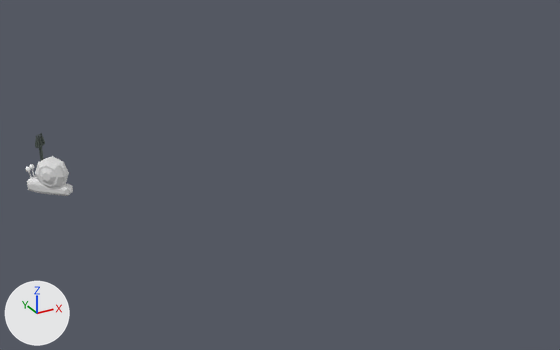
The FBX model Assets/02.Models/doorKeeper2.fbx: old version first, new version second.
The view is the same before and after, from a camera (50 mm lens) standing at (-20.5, -24.4, 15.7) and looking at (-4.3, 4.9, 1.0). Lighting does not change. The marker at lower left points along +X, +Y and +Z. The first picture is the older version.

The older version as bpy lines, for what is in view:
```python
ob_cube_012 = bpy.data.objects.new('Cube.012', me_cube_019)
ob_cube_012.location = (-13.94, 10.84, 1.417)
ob_cube_012.rotation_euler = (0.0, 0.0, -0.784)  # degrees (0, 0, -45)
ob_cube_012.scale = (-0.0509, -0.0509, -1.29)
ob_껍데기_002 = bpy.data.objects.new('껍데기.002', me_cylinder_013)
ob_껍데기_002.location = (-13.73, 9.98, 1.131)
ob_껍데기_002.rotation_euler = (1.571, 0.0, 2.373)  # degrees (90, 0, 136)
ob_껍데기_002.scale = (0.763, 0.763, 0.316)
ob_눈막대기_002 = bpy.data.objects.new('눈막대기.002', me_cylinder_014)
ob_눈막대기_002.location = (-14.43, 10.85, 1.054)
ob_눈막대기_002.rotation_euler = (0.115, 0.232, 2.399)  # degrees (6.6, 13, 137)
ob_눈막대기_002.scale = (0.0289, 0.0289, 0.253)
ob_눈알_002 = bpy.data.objects.new('눈알.002', me_icosphere_007)
ob_눈알_002.location = (-14.45, 10.89, 1.252)
ob_눈알_002.rotation_euler = (0.0, 0.424, 2.373)  # degrees (0, 24, 136)
ob_눈알_002.scale = (0.138, 0.138, 0.138)
ob_몸통_002 = bpy.data.objects.new('몸통.002', me_cube_018)
ob_몸통_002.location = (-13.88, 10.13, 0.401)
ob_몸통_002.rotation_euler = (0.0, 0.0, 2.373)  # degrees (0, 0, 136)
ob_몸통_002.scale = (1.18, 1.51, 1.43)
```
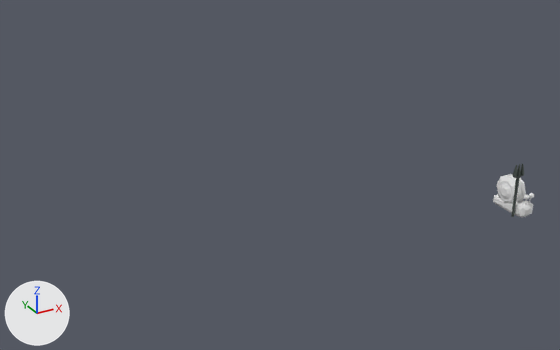
Boxes (x1, y1, x2, y2) around the edits, measured in the pictures (560 x 350 px):
'껍데기.002', moved, turned, rescaled: before (35, 156, 69, 188); after (497, 174, 526, 204)
'몸통.002', moved, turned, rescaled: before (27, 175, 73, 196); after (493, 194, 533, 217)
'Cube.012', moved, turned, rescaled: before (35, 133, 45, 160); after (511, 163, 524, 217)
'눈알.002', moved, turned, rescaled: before (26, 164, 34, 172); after (524, 193, 534, 200)
'눈막대기.002', moved: before (29, 169, 34, 178); after (524, 198, 531, 205)

The change, as a diff of the scene's bpy script:
```diff
--- a/Assets/02.Models/doorKeeper2.fbx.py
+++ b/Assets/02.Models/doorKeeper2.fbx.py
@@ ob_cube_012 @@
 ob_cube_012 = bpy.data.objects.new('Cube.012', me_cube_019)
-ob_cube_012.location = (-13.94, 10.84, 1.417)
-ob_cube_012.rotation_euler = (0.0, 0.0, -0.784)  # degrees (0, 0, -45)
-ob_cube_012.scale = (-0.0509, -0.0509, -1.29)
+ob_cube_012.parent = ob_문지기2
+ob_cube_012.location = (-0.389, 0.244, 0.148)
+ob_cube_012.rotation_euler = (0.0, 0.0, -0.0106)  # degrees (0, 0, -0.6)
+ob_cube_012.scale = (-0.0263, -0.0263, -0.667)
@@ ob_몸통_002 @@
 ob_몸통_002 = bpy.data.objects.new('몸통.002', me_cube_018)
-ob_몸통_002.location = (-13.88, 10.13, 0.401)
-ob_몸통_002.rotation_euler = (0.0, 0.0, 2.373)  # degrees (0, 0, 136)
-ob_몸통_002.scale = (1.18, 1.51, 1.43)
+ob_몸통_002.parent = ob_문지기2
+ob_몸통_002.location = (-0.113, -0.000529, -0.377)
+ob_몸통_002.rotation_euler = (0.0, 0.0, -3.137)  # degrees (0, 0, -180)
+ob_몸통_002.scale = (0.609, 0.78, 0.738)
@@ ob_껍데기_002 @@
 ob_껍데기_002 = bpy.data.objects.new('껍데기.002', me_cylinder_013)
-ob_껍데기_002.location = (-13.73, 9.98, 1.131)
-ob_껍데기_002.rotation_euler = (1.571, 0.0, 2.373)  # degrees (90, 0, 136)
-ob_껍데기_002.scale = (0.763, 0.763, 0.316)
+ob_껍데기_002.parent = ob_문지기2
+ob_껍데기_002.location = (0.0, 0.0, 0.0)
+ob_껍데기_002.rotation_euler = (1.571, 0.0, -3.137)  # degrees (90, 0, -180)
+ob_껍데기_002.scale = (0.395, 0.395, 0.163)
@@ ob_눈막대기_002 @@
 ob_눈막대기_002 = bpy.data.objects.new('눈막대기.002', me_cylinder_014)
-ob_눈막대기_002.location = (-14.43, 10.85, 1.054)
+ob_눈막대기_002.location = (-0.575, 0.0664, -0.0401)
 ob_눈막대기_002.rotation_euler = (0.115, 0.232, 2.399)  # degrees (6.6, 13, 137)
@@ ob_눈알_002 @@
 ob_눈알_002 = bpy.data.objects.new('눈알.002', me_icosphere_007)
-ob_눈알_002.location = (-14.45, 10.89, 1.252)
-ob_눈알_002.rotation_euler = (0.0, 0.424, 2.373)  # degrees (0, 24, 136)
-ob_눈알_002.scale = (0.138, 0.138, 0.138)
+ob_눈알_002.parent = ob_문지기2
+ob_눈알_002.location = (-0.595, 0.0767, 0.0623)
+ob_눈알_002.rotation_euler = (0.0, 0.424, -3.137)  # degrees (0, 24, -180)
+ob_눈알_002.scale = (0.0716, 0.0716, 0.0716)
@@ ob_문지기2 @@
+ob_문지기2 = bpy.data.objects.new('문지기2', None)
+ob_문지기2.location = (5.646, 0.0, 0.0)
+ob_문지기2.rotation_euler = (0.0, 0.0, 1.571)  # degrees (0, 0, 90)
+ob_문지기2.scale = (1.93, 1.93, 1.93)
```
